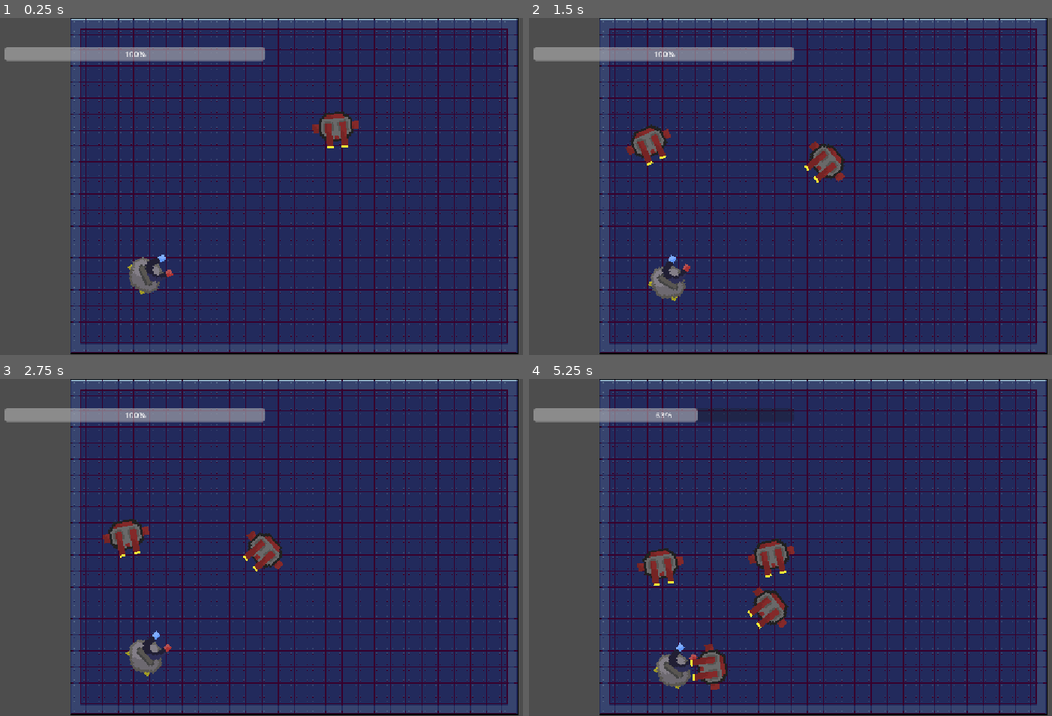
Above: before the commit, frames 1-4 (two rows, left to right).
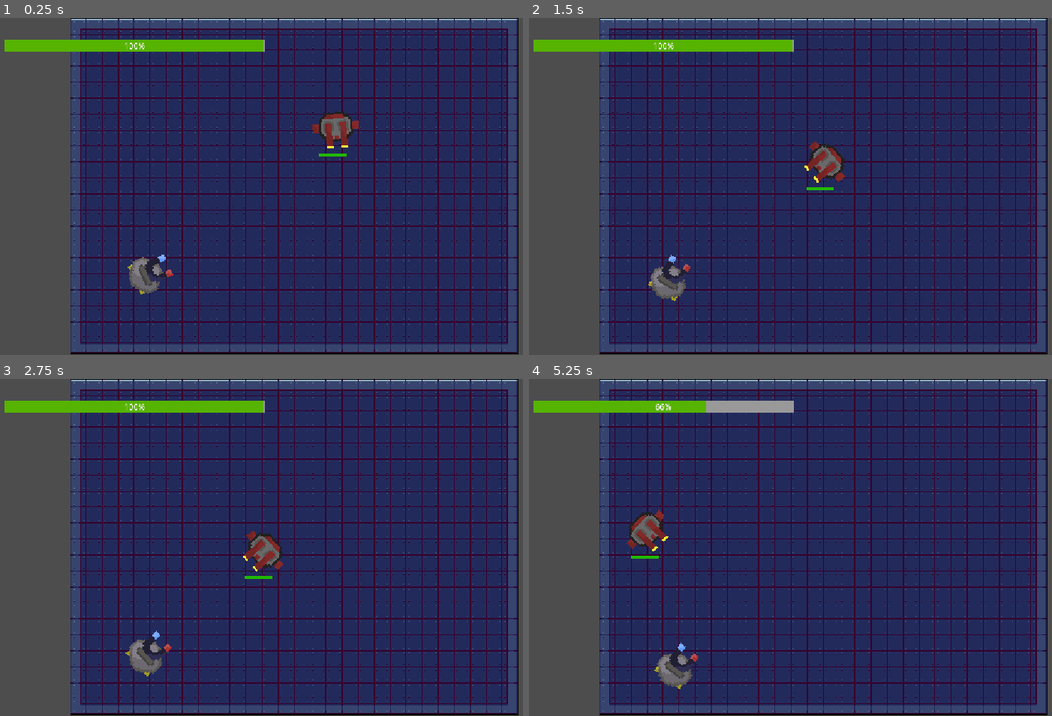
Above: after the commit, the same moments.

Repository: FazalThe/magslam
Game: Godot game, scene res://main.tscn
Two runs of this game, one before a commit and one after it. Both use one fixed random seed, a clock stepped at 60 frames per second and the inputs below.
Inputs (mouse positions are in pixels of both pictures, inside the frame that each line leads up to):
- Up to frame 1 (0.25 s): no input
- Up to frame 2 (1.5 s): move the mouse to (952, 169) at 0.52 s; tap S (S) at 0.6 s; move the mouse to (696, 203) at 1.27 s; tap A (A) at 1.35 s
- Up to frame 3 (2.75 s): tap S (S) at 1.55, 2.3 s; move the mouse to (350, 473) at 2.02 s; tap D (D) at 2.1 s
- Up to frame 4 (5.25 s): move the mouse to (790, 614) at 2.77 s; click (790, 614) at 2.85 s; tap S (S) at 3.05, 3.8, 4.35 s; move the mouse to (999, 598) at 3.52 s; hold Right mouse button (Right) 3.53-4.28 s; move the mouse to (638, 496) at 4.27 s; move the mouse to (848, 547) at 5.02 s; tap W (W) at 5.1 s

The runs differ from the first frame. In frame 1, 3.3% of the frame differs, in the area x 0-67%, y 6-42%; in frame 2, 3.9%; in frame 3, 3.9%; in frame 4, 5.9%, in the area x 0-51%, y 6-93%.

Commit message:
added enemy lifebars, mag turns red when low

Diff:
--- a/dualbot.tscn
+++ b/dualbot.tscn
@@ -2,6 +2,7 @@
 
 [ext_resource type="Script" uid="uid://dptci2n6kwl87" path="res://dualbot.gd" id="1_4bj0b"]
 [ext_resource type="Texture2D" uid="uid://cxogh155bspdp" path="res://Assets/Characters/robot.png" id="1_toofv"]
+[ext_resource type="PackedScene" uid="uid://brq8sosvqlttb" path="res://enemybar.tscn" id="3_lntne"]
 
 [sub_resource type="CircleShape2D" id="CircleShape2D_toofv"]
 radius = 28.0
@@ -18,3 +19,16 @@
 
 [node name="CollisionShape2D" type="CollisionShape2D" parent="." unique_id=1672940844]
 shape = SubResource("CircleShape2D_toofv")
+
+[node name="EnemyBar" parent="." unique_id=2116335397 instance=ExtResource("3_lntne")]
+anchors_preset = 0
+anchor_left = 0.0
+anchor_top = 0.0
+anchor_right = 0.0
+anchor_bottom = 0.0
+offset_left = -28.0
+offset_top = 45.0
+offset_right = 27.0
+offset_bottom = 60.0
+grow_horizontal = 1
+grow_vertical = 1
--- /dev/null
+++ b/enemybar.gd
@@ -0,0 +1,9 @@
+extends Control
+
+@onready var bar: ProgressBar = $ProgressBar
+@onready var parent:= get_parent()
+
+# Called every frame. 'delta' is the elapsed time since the previous frame.
+func _physics_process(delta: float) -> void:
+	print(parent)
+	bar.value = parent.health
--- a/enemybar.tscn
+++ b/enemybar.tscn
@@ -1,9 +1,42 @@
 [gd_scene format=3 uid="uid://brq8sosvqlttb"]
+
+[ext_resource type="Script" uid="uid://c32ke33rsdcoy" path="res://enemybar.gd" id="1_4mve8"]
+
+[sub_resource type="Theme" id="Theme_h7te4"]
+
+[sub_resource type="StyleBoxFlat" id="StyleBoxFlat_x3dai"]
+
+[sub_resource type="StyleBoxFlat" id="StyleBoxFlat_4mve8"]
+bg_color = Color(0.12455734, 0.7247244, 0, 1)
 
 [node name="EnemyBar" type="Control" unique_id=2116335397]
 layout_mode = 3
-anchors_preset = 15
-anchor_right = 1.0
-anchor_bottom = 1.0
+anchor_left = 0.024
+anchor_top = 0.041
+anchor_right = 0.15900001
+anchor_bottom = 0.080000006
+offset_left = -27.648
+offset_top = -26.568
+offset_right = -120.168015
+offset_bottom = -39.840004
 grow_horizontal = 2
 grow_vertical = 2
+script = ExtResource("1_4mve8")
+
+[node name="ProgressBar" type="ProgressBar" parent="." unique_id=1153566360]
+layout_mode = 1
+anchors_preset = -1
+anchor_left = 0.022000002
+anchor_top = 0.039
+anchor_right = 0.16000001
+anchor_bottom = 0.080000006
+offset_left = -0.34400177
+offset_top = -0.27200127
+offset_right = 47.92
+offset_bottom = 6.5199995
+grow_horizontal = 2
+theme = SubResource("Theme_h7te4")
+theme_override_styles/background = SubResource("StyleBoxFlat_x3dai")
+theme_override_styles/fill = SubResource("StyleBoxFlat_4mve8")
+value = 100.0
+show_percentage = false
--- a/lifebar.gd
+++ b/lifebar.gd
@@ -13,6 +13,10 @@
 func _physics_process(delta: float) -> void:
 	if not gameOver:
 		bar.value = mag.health
+		if bar.value < 60:
+			var newStyle = bar.get_theme_stylebox("fill").duplicate()
+			newStyle.bg_color = Color(0.933, 0.0, 0.0, 1.0)
+			bar.add_theme_stylebox_override("fill", newStyle)
 
 
 func _on_magnet_died() -> void:
--- a/lifebar.tscn
+++ b/lifebar.tscn
@@ -3,6 +3,11 @@
 [ext_resource type="Script" uid="uid://5fqdt0hk5x0a" path="res://lifebar.gd" id="1_f4q6g"]
 
 [sub_resource type="Theme" id="Theme_sweqy"]
+
+[sub_resource type="StyleBoxFlat" id="StyleBoxFlat_4mve8"]
+
+[sub_resource type="StyleBoxFlat" id="StyleBoxFlat_x3dai"]
+bg_color = Color(0.33811378, 0.703061, 0, 1)
 
 [node name="LifeBar" type="Control" unique_id=70880582]
 layout_mode = 3
@@ -15,13 +20,18 @@
 
 [node name="ProgressBar" type="ProgressBar" parent="." unique_id=1956851202]
 layout_mode = 1
-anchors_preset = 10
-anchor_right = 1.0
-offset_left = 25.0
-offset_top = 39.0
-offset_right = -609.0
-offset_bottom = 66.0
+anchors_preset = -1
+anchor_left = 0.022000002
+anchor_top = 0.060000002
+anchor_right = 0.47100002
+anchor_bottom = 0.102000006
+offset_left = -0.34400177
+offset_top = 0.11999893
+offset_right = 0.40795898
+offset_bottom = -0.09600067
 grow_horizontal = 2
 theme = SubResource("Theme_sweqy")
+theme_override_styles/background = SubResource("StyleBoxFlat_4mve8")
+theme_override_styles/fill = SubResource("StyleBoxFlat_x3dai")
 max_value = 300.0
 value = 200.0
--- a/main.tscn
+++ b/main.tscn
@@ -110,6 +110,7 @@
 script = ExtResource("1_2cqfq")
 
 [node name="SpawnTimer" type="Timer" parent="." unique_id=1254845540]
+wait_time = 5.0
 autostart = true
 
 [node name="TileMapLayer" type="TileMapLayer" parent="." unique_id=433909597]
Not shown, added: enemybar.gd.uid
